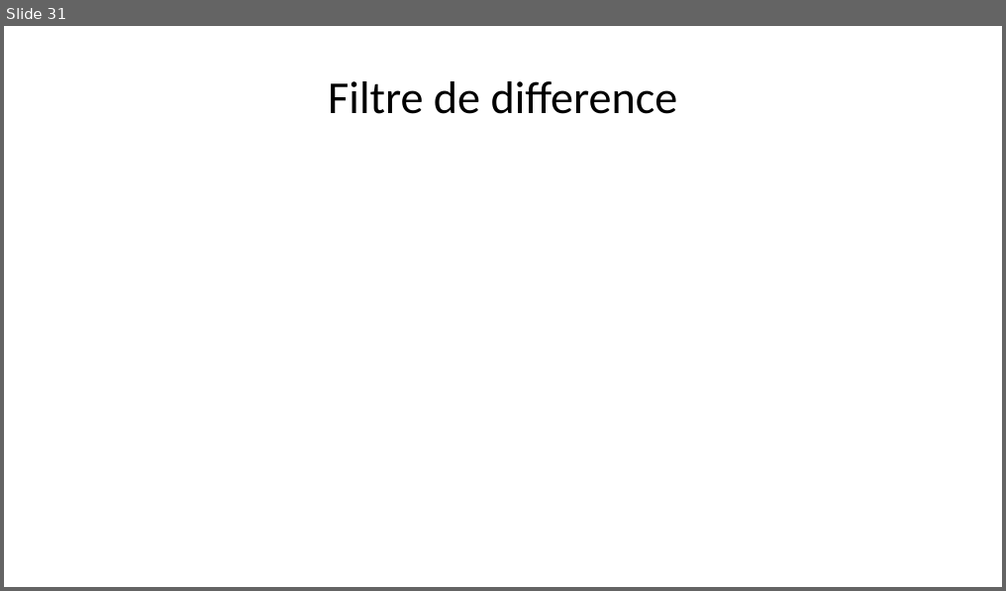
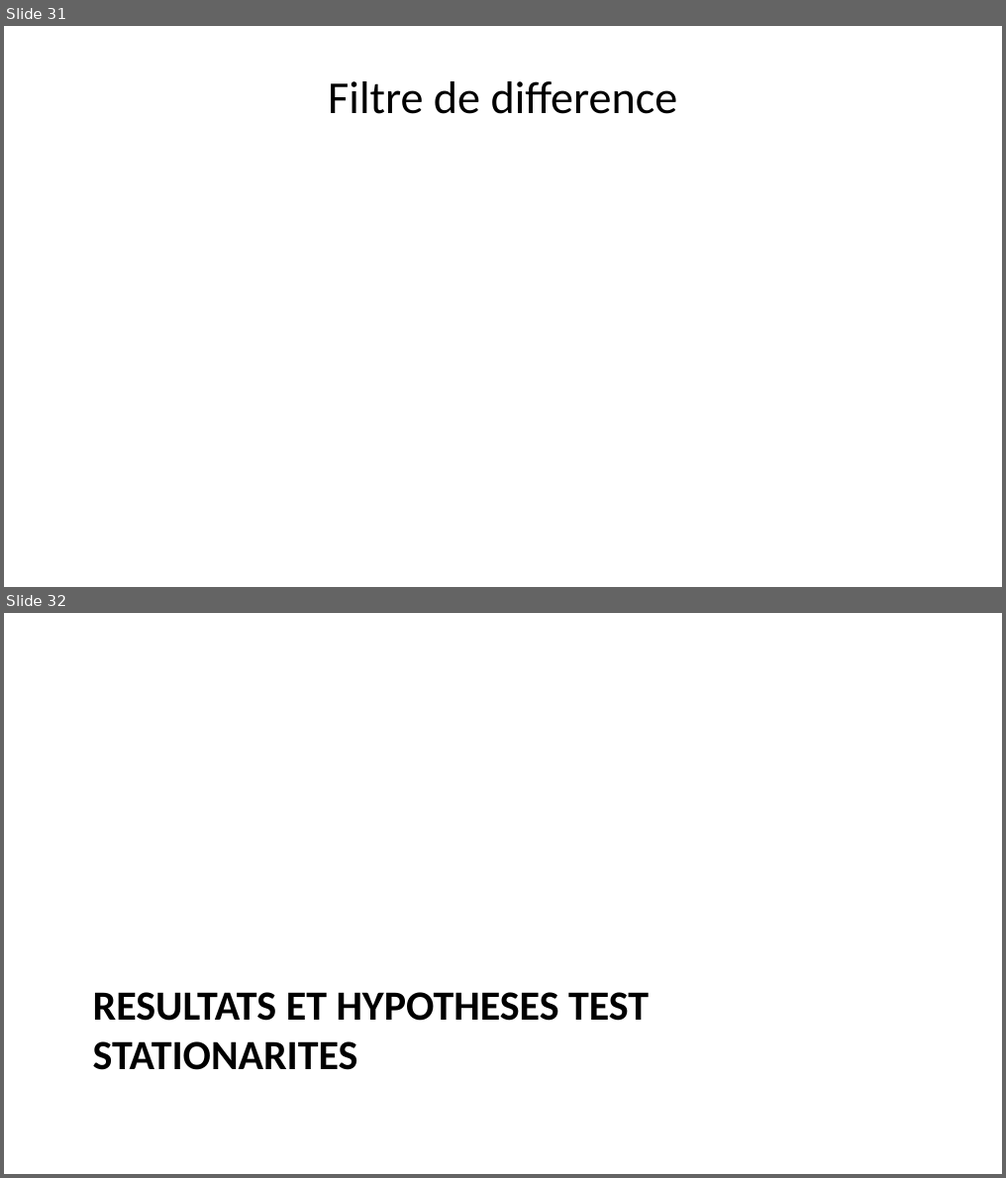
Before and after one commit to AD0791/Presentation_thesis, a slide deck: modele_presentation.pptx. Shown one above the other, each under a label of ours: slide 31 before the commit, slides 31 and 32 after it. The pictures are 1006x591 and 1006x1178 pixels, drawn with LibreOffice and Linux fonts; fonts in the diff are those of the drawing. Boxes give left, top, right and bottom in pixels: in the first picture for what was removed or moved away, otherwise in the second. Text is boxed around its words. In the diff, an @@ line names an element or a change of style, - is before the commit and + after.

```diff
--- a/modele_presentation.pptx
+++ b/modele_presentation.pptx
@@ slide 32 added at (4,613,1002,1174), background #FFFFFF @@
@@ title added at (93,992,648,1070), 30 pt, text #000000, bold @@
+RESULTATS ET HYPOTHESES TEST STATIONARITES
```
Also in this commit, not shown: 3 slides changed, 5 other slides added, 1 slide removed, 9 other files.
